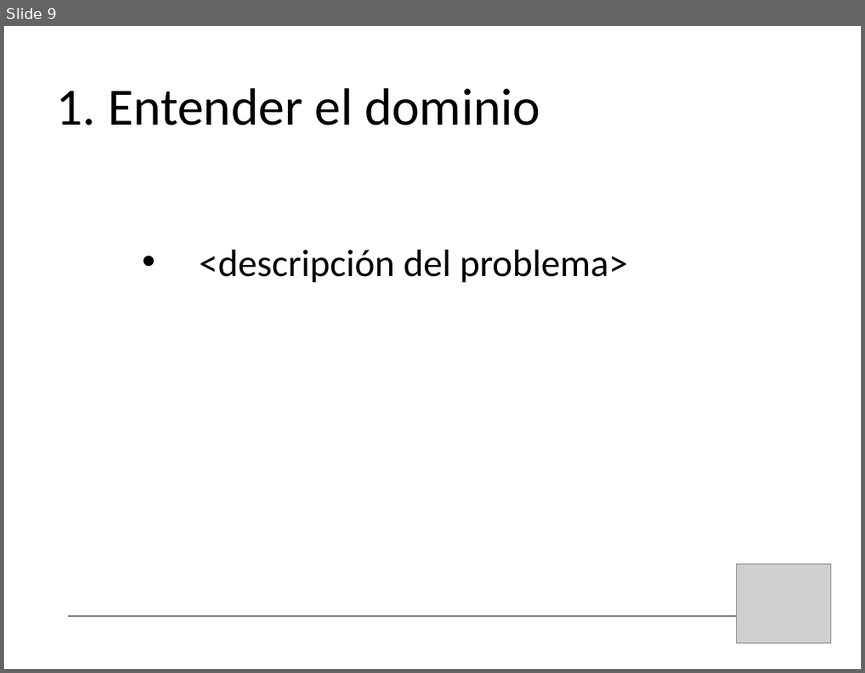
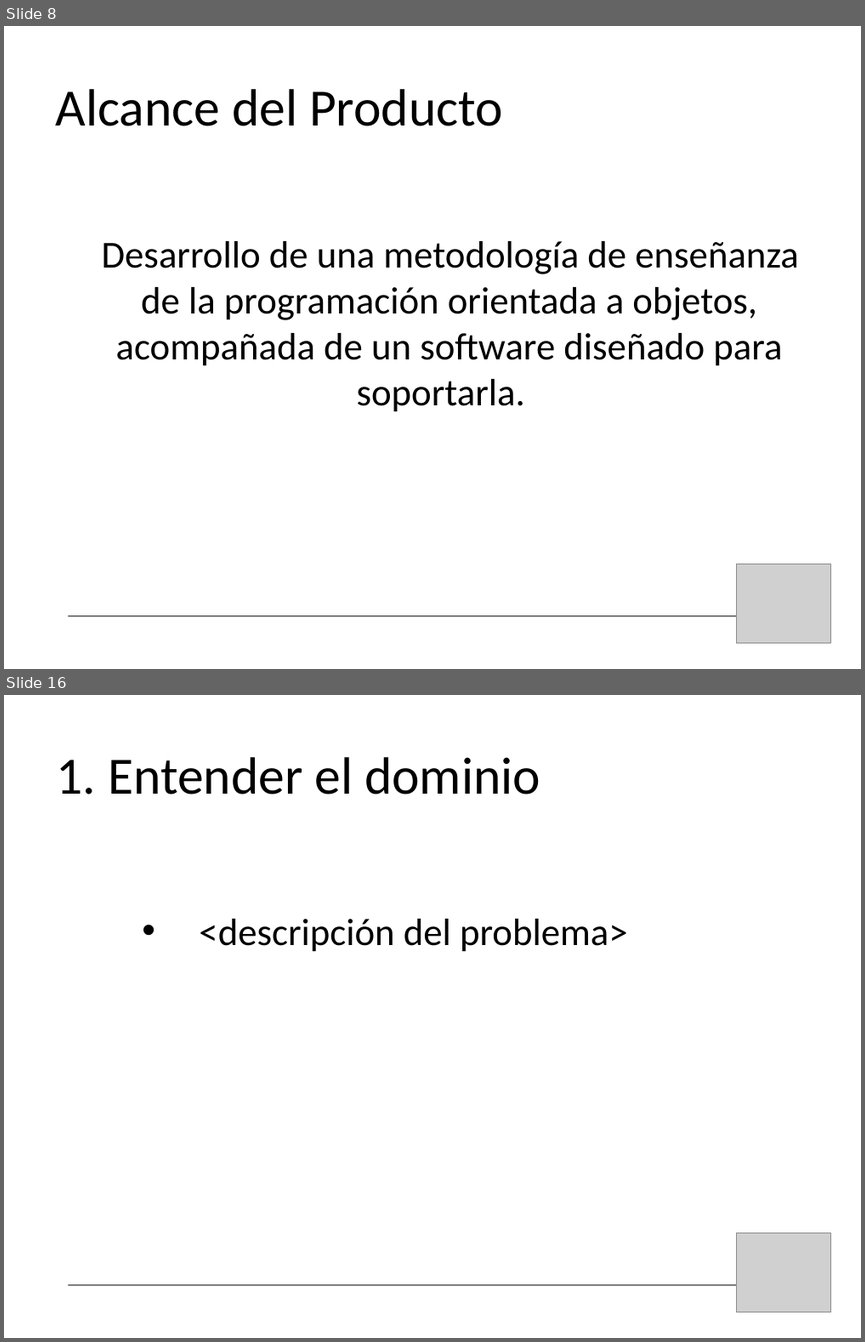
Before and after one commit to bossiernesto/objectbrowserpharo, a slide deck: docs/LOOP-demo-final.ppt. Shown one above the other, each under a label of ours: slide 9 before the commit, slides 8 and 16 after it; the slides between them are not shown. The pictures are 865x673 and 865x1342 pixels, drawn with LibreOffice and Linux fonts; fonts in the diff are those of the drawing; grey boxes stand for pictures. Boxes give left, top, right and bottom in pixels: in the first picture for what was removed or moved away, otherwise in the second. Text is boxed around its words. In the diff, an @@ line names an element or a change of style, - is before the commit and + after.

```diff
--- a/docs/LOOP-demo-final.ppt
+++ b/docs/LOOP-demo-final.ppt
@@ slide 8 added at [4,26,861,669], background #FFFFFF @@
@@ title added at [55,89,503,126], 44 pt, text #000000 @@
+Alcance del Producto
@@ text added at [102,241,799,412], 32 pt, text #000000 @@
+Desarrollo de una metodología de enseñanza de la programación orientada a objetos, acompañada de un software diseñado para soportarla.
@@ picture added at [736,563,830,643] @@
@@ line added from (69, 616) to (783, 616), #000000 0.74 pt @@
@@ what was slide 9 is now slide 16 @@
```
Also in this commit, not shown: 8 slides changed, 7 other slides added.
